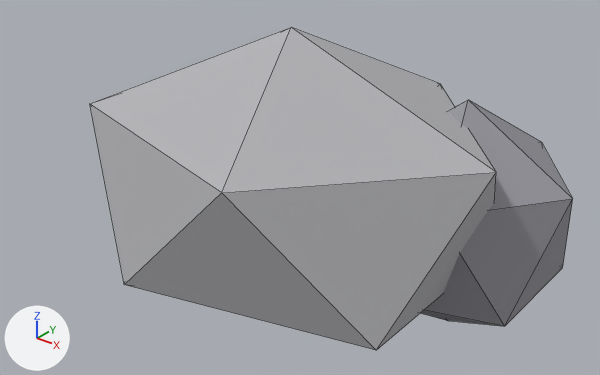
One commit to the glTF model assets/models/rock.glb: the scene before it, then after it.
One viewpoint serves both versions: a 50 mm lens placed at (0.762, -0.932, 0.746), pointed at (0.01, 0.007, 0.164). Every picture has the same lights, and +X, +Y and +Z are marked at lower left. The older version comes first. Mesh edges are drawn as thin lines. Vertices at exactly the same position are counted once.

In view in the first picture: 'rock1', 'rock2'.
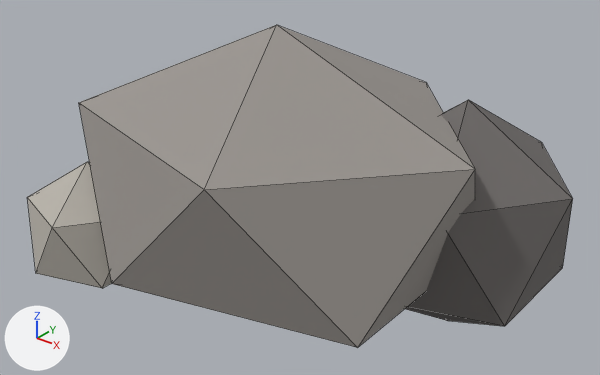
The newer file is also turned or shifted as a whole; pictures and numbers use the older file's frame.

The edits, one by one:
Material 'stone' (mat_stone) changes colour from grey #b3b3b6 to grey #9a9590; in linear values from (0.45, 0.45, 0.47) to (0.323, 0.301, 0.279).
Material 'stone_dark' (mat_stone_dark) changes colour from grey #95959b to dark grey #6e6a68; in linear values from (0.3, 0.3, 0.33) to (0.156, 0.144, 0.138).
Material 'stone_light' (mat_stone_light) is new.
Its base color is (0.479, 0.451, 0.402) (grey #b8b3aa).
Its roughness is 0.9.
me_icosphere is used by ob_rock1; location (0.0, 0.0, 0.0).
me_icosphere had 12 vertices, 20 faces and spanned x -0.344..0.344, y -0.268..0.268, z -0.065..0.425.
me_icosphere now has 12 vertices, 20 faces and spans x -0.359..0.319, y -0.277..0.257, z -0.068..0.428.
me_icosphere part 1: the whole mesh is scaled about its middle by (0.986, 0.995, 1.01), then moved by (-0.02, -0.01, 0.0).
me_icosphere_001 has 12 vertices, 20 faces and spans x 0.041..0.399, y -0.02..0.32, z -0.08..0.32.
me_icosphere_001 is used by ob_rock2; location (0.0, 0.0, 0.0).
me_icosphere_001 part 2: all faces are now shaded flat (1 of 20 changed).
Mesh me_icosphere_002 is new.
It is an icosphere of 20 faces spanning x -0.107..0.107, y -0.102..0.102, z -0.12..0.12.
It uses material mat_stone_light (grey #b8b3aa).
Object 'rock.002' (ob_rock_002) is new; it shows me_icosphere_002.
Its location is (-0.27, -0.19, 0.08).

Pixel boxes (x1, y1, x2, y2) of what changed, in the pictures (600 x 375 px):
'rock1', recoloured, rescaled: before (90, 27, 496, 350); after (79, 25, 475, 348)
'rock2', recoloured, shading changed (grey to dark grey): (421, 100, 573, 326) in both
'rock.002', added: after (27, 162, 112, 288)
part 2 of me_icosphere_001, shading changed: (469, 100, 572, 198) in both
